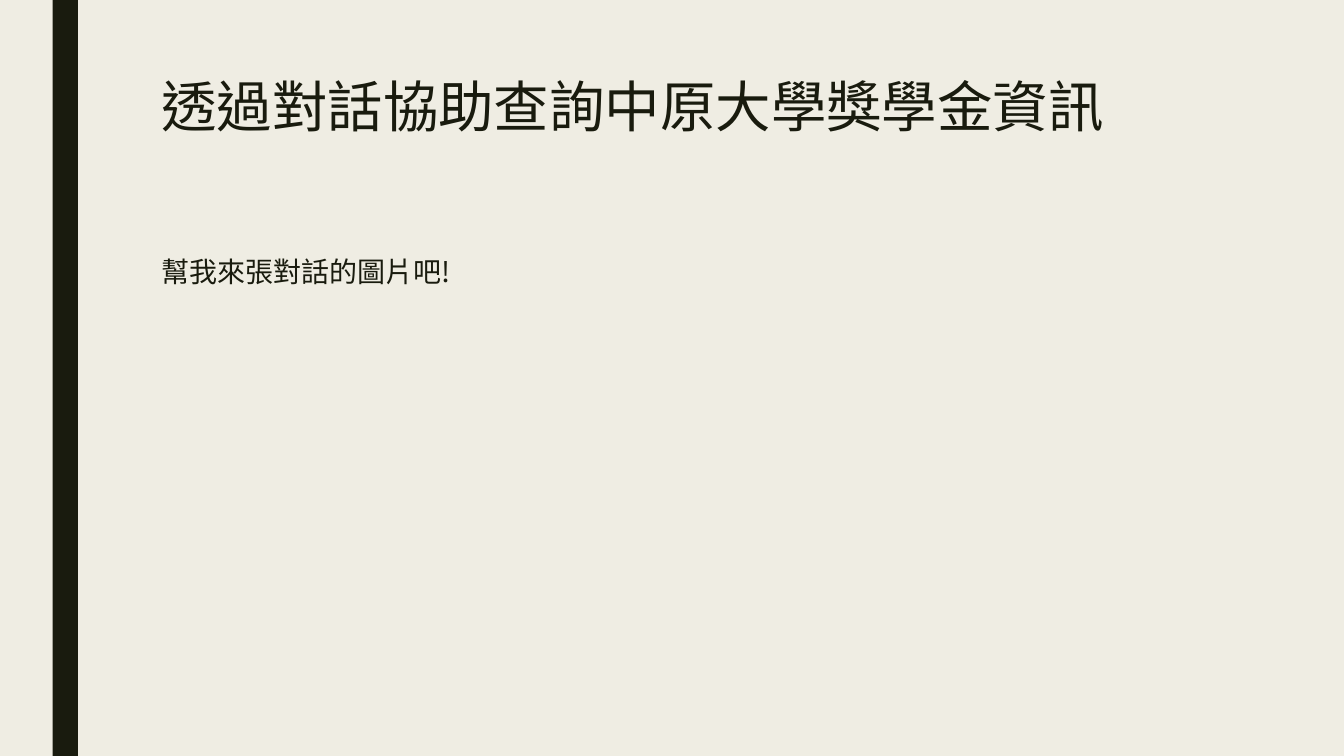
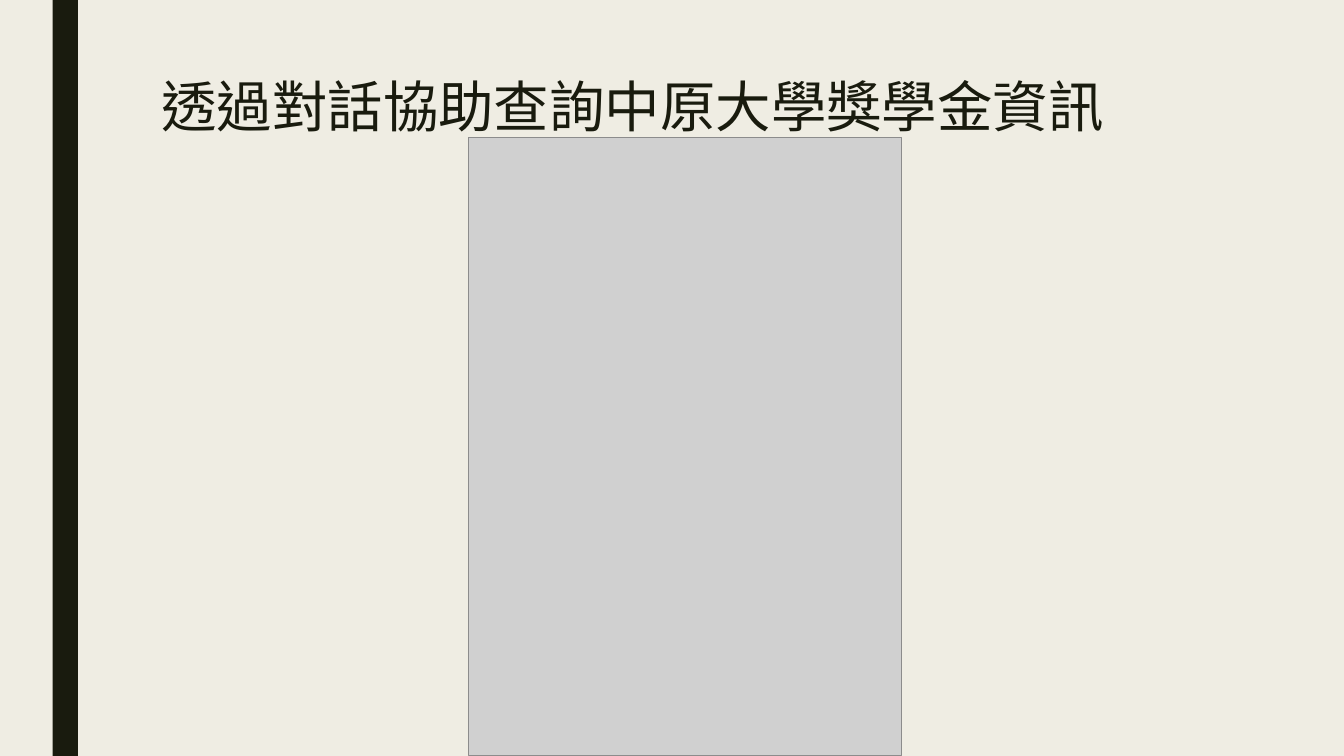
Before and after one commit to johnson7543/Team4-Project, a slide deck: slide 5 of 簡報.pptx. Drawn at 1344x756 pixels with LibreOffice and Linux fonts; fonts in the diff are those of the drawing; grey boxes stand for pictures. Boxes give left, top, right and bottom in pixels: in the first picture for what was removed or moved away, otherwise in the second. Text is boxed around its words. In the diff, an @@ line names an element or a change of style, - is before the commit and + after.

```diff
--- a/簡報.pptx
+++ b/簡報.pptx
@@ picture added at <box>469,138,902,756</box> @@
@@ text removed at <box>161,258,451,285</box> @@
-幫我來張對話的圖片吧!
```
